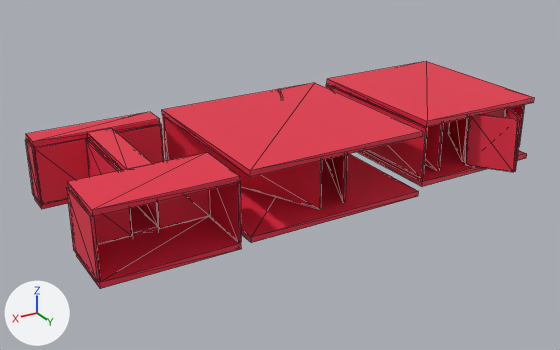
Renders of the glTF model public/scene.glb from each side of a commit.
Rendered twice from a 50 mm lens placed at (169.0, 571.0, 229.0), pointed at (-124.0, 83.0, -14.0). The axes (+X, +Y, +Z) are drawn at lower left. The lights are the same throughout. Mesh edges are drawn as thin lines. Where no turn or scale is listed for an object, it has been applied to the vertices.
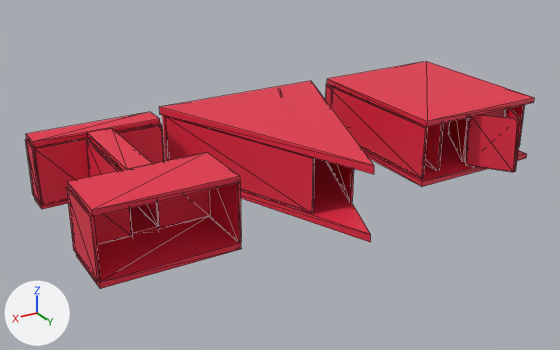
The change, as a list of edits to the scene's bpy script:
```text
Add me_circle_004:
    me_circle_004.from_pydata([(0.0, 128.0, 0.0), (-75.0, -64.0, 0.0), (75.0, -64.0, 0.0), (0.0, 128.0, 6.0), (-75.0, -64.0, 6.0), (75.0, -64.0, 6.0)], [], [(0, 2, 1), (3, 4, 5), (2, 0, 3), (2, 3, 5), (1, 2, 5), (1, 5, 4), (0, 1, 4), (0, 4, 3)])
    me_circle_004.materials.append(mat_transparent)  # red #e72a46
Change ob_cube_005:
    ob_cube_005.location: (30.0, 22.5, -0.1) -> (30.0, 23.8, -0.1)
Change ob_cube_006:
    ob_cube_006.location: (-30.0, 22.5, -0.1) -> (-30.0, 23.8, -0.1)
Remove ob_cube_029:
    ob_cube_029 = bpy.data.objects.new('Cube.029', me_cube_035)
    ob_cube_029.location = (-135.4, 75.0, -25.1)
Change ob_cube_030:
    ob_cube_030.location: (-93.1, 71.1, -0.1) -> (-90.0, 71.1, -0.1)
    ob_cube_030.rotation_euler: (-0.436, 1.571, 0.0) -> (-0.364, 1.571, 0.0)  # degrees (-25, 90, 0) -> degrees (-21, 90, 0)
Change ob_cube_031:
    ob_cube_031.location: (-178.2, 71.1, -0.1) -> (-179.2, 71.1, -0.1)
    ob_cube_031.rotation_euler: (0.436, 1.571, 0.0) -> (0.373, 1.571, 0.0)  # degrees (25, 90, 0) -> degrees (21, 90, 0)
Remove ob_cube_039:
    ob_cube_039 = bpy.data.objects.new('Cube.039', me_cube_045)
    ob_cube_039.location = (-135.4, 75.0, 25.0)
Add ob_circle_001:
    ob_circle_001 = bpy.data.objects.new('Circle.001', me_circle_004)
    ob_circle_001.location = (-134.2, 61.0, 22.4)
Add ob_circle:
    ob_circle = bpy.data.objects.new('Circle', me_circle_004.copy())
    ob_circle.location = (-134.2, 61.0, -29.5)
```

Changed parts and their boxes (x1, y1, x2, y2) in the pictures (560 x 350 px):
'Cube.039', deleted (red): before (162, 83, 423, 177)
'Circle.001', added (red): after (159, 81, 374, 174)
'Cube.030', moved, turned: before (164, 117, 322, 209); after (165, 116, 314, 213)
'Cube.029', deleted (red): before (240, 154, 418, 243)
'Circle', added (red): after (240, 158, 371, 242)
'Cube.005', moved: before (34, 138, 89, 205); after (34, 139, 90, 206)
'Cube.006', moved: before (115, 125, 164, 166); after (116, 125, 164, 167)
'Cube.031', moved, turned: before (325, 154, 347, 203); after (326, 161, 354, 202)
